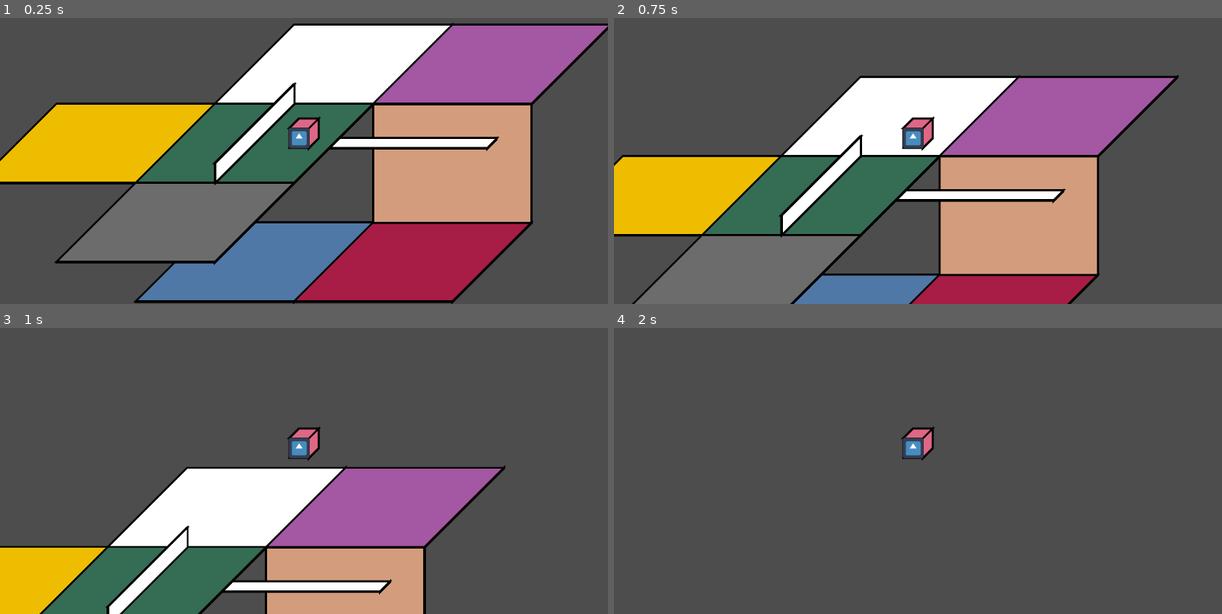
Above: before the commit, frames 1-4 (two rows, left to right).
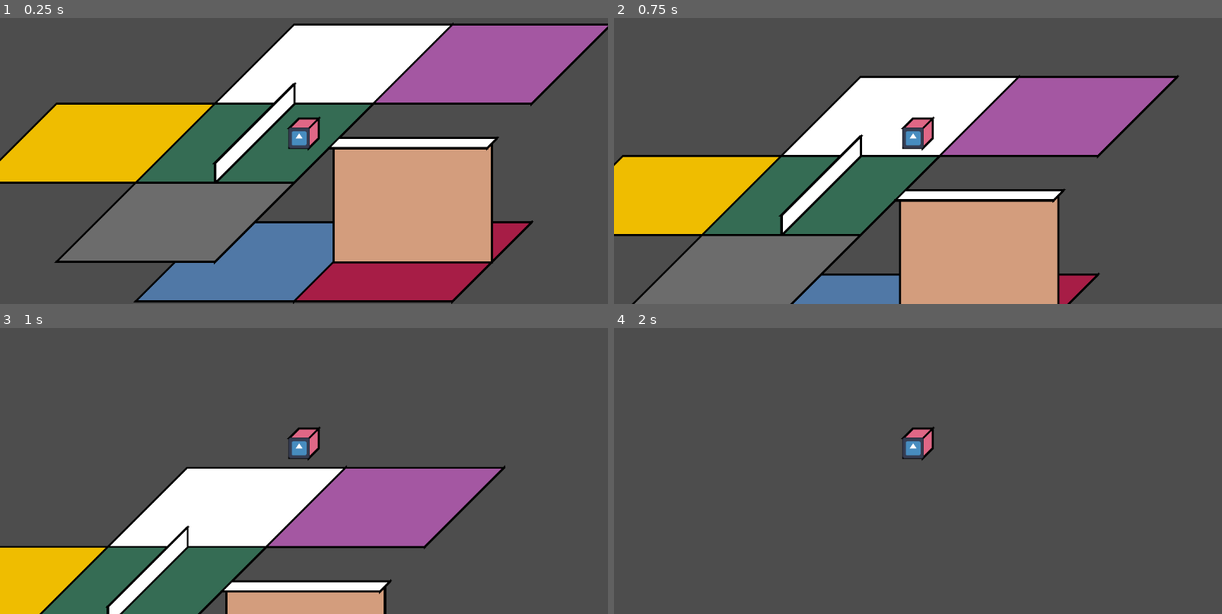
Above: after the commit, the same moments.

Repository: AlaineMagz/alizz-s-big-break
Game: Godot game, scene res://Scenes/Stages/debug_stage.tscn
Same seed, same stepped clock (60 frames per second), same inputs: the game is played once before the commit and once after it. The project has no main scene, so this scene is started directly. The engine's default icon, where the game draws it, is replaced by a stand-in: a white triangle on a blue panel in a dark square.
Inputs:
- Up to frame 1 (0.25 s): no input
- Up to frame 2 (0.75 s): tap Enter at 0.5 s; hold D (right) from 0.53 s (still down); tap Space (jump) at 0.6 s
- Up to frame 3 (1 s): keep holding D (right); tap Space (jump) at 0.77 s
- Up to frame 4 (2 s): tap Space (jump) at 1.07, 1.35, 1.52, 1.82 s; release D (right) at 1.28 s; hold S (down) from 1.28 s (still down)

The runs differ from the first frame. In frame 1, 11% of the frame differs, in the area x 0-100%, y 3-100%; in frame 2, 9.8%; in frame 3, 4.5%; in frame 4, nothing differs.

Commit message:
almost fixed the sorting issue

Diff:
--- a/Scenes/Stages/debug_stage.tscn
+++ b/Scenes/Stages/debug_stage.tscn
@@ -16,7 +16,7 @@
 level = NodePath("../Level")
 
 [node name="Player" type="Node2D" parent="." unique_id=357619179 node_paths=PackedStringArray("cb2d", "levelManager", "sprite")]
-z_index = 2048
+z_index = 2047
 position = Vector2(125, -50)
 script = ExtResource("1_bgp41")
 cb2d = NodePath("CharacterBody2D")
@@ -55,83 +55,83 @@
 z_index = 2045
 script = ExtResource("6_ctrck")
 xBounds = Vector2(-200, 200)
-yBounds = Vector2(-1, 1)
+yBounds = Vector2(0, 1)
 zBounds = Vector2(-200, 200)
 drawDebug = true
 debugColor = Color(0.20638901, 0.424793, 0.33014047, 1)
 
 [node name="FloorBasement" type="Node2D" parent="Level/Floors" unique_id=1610286398]
-z_index = 2038
+z_index = 2040
 position = Vector2(0, 300)
 script = ExtResource("6_ctrck")
 objectPos = Vector3(0, -300, 0)
 xBounds = Vector2(-200, 200)
-yBounds = Vector2(-1, 1)
+yBounds = Vector2(0, 1)
 zBounds = Vector2(-200, 200)
 drawDebug = true
 debugColor = Color(0.31257963, 0.47206515, 0.6501949, 1)
 
 [node name="FloorEastBasement" type="Node2D" parent="Level/Floors" unique_id=1794944108]
-z_index = 2039
+z_index = 2042
 position = Vector2(400, 300)
 script = ExtResource("6_ctrck")
 objectPos = Vector3(400, -300, 0)
 xBounds = Vector2(-200, 200)
-yBounds = Vector2(-1, 1)
+yBounds = Vector2(0, 1)
 zBounds = Vector2(-200, 200)
 drawDebug = true
 debugColor = Color(0.6539525, 0.11357746, 0.27632123, 1)
 
 [node name="FloorSouth" type="Node2D" parent="Level/Floors" unique_id=1018182847]
-z_index = 2046
+z_index = 2048
 position = Vector2(-200, 200)
 script = ExtResource("6_ctrck")
 objectPos = Vector3(0, 0, -400)
 xBounds = Vector2(-200, 200)
-yBounds = Vector2(-1, 1)
+yBounds = Vector2(0, 1)
 zBounds = Vector2(-200, 200)
 drawDebug = true
 debugColor = Color(0.42288277, 0.4228828, 0.4228828, 1)
 
 [node name="FloorWest" type="Node2D" parent="Level/Floors" unique_id=402176920]
-z_index = 2044
+z_index = 2043
 position = Vector2(-400, 0)
 script = ExtResource("6_ctrck")
 objectPos = Vector3(-400, 0, 0)
 xBounds = Vector2(-200, 200)
-yBounds = Vector2(-1, 1)
+yBounds = Vector2(0, 1)
 zBounds = Vector2(-200, 200)
 drawDebug = true
 debugColor = Color(0.9380429, 0.741285, 0, 1)
 
 [node name="FloorNorth" type="Node2D" parent="Level/Floors" unique_id=1512882068]
-z_index = 2041
+z_index = 2038
 position = Vector2(200, -200)
 script = ExtResource("6_ctrck")
 objectPos = Vector3(0, 0, 400)
 xBounds = Vector2(-200, 200)
-yBounds = Vector2(-1, 1)
+yBounds = Vector2(0, 1)
 zBounds = Vector2(-200, 200)
 drawDebug = true
 
 [node name="FloorNorthEast" type="Node2D" parent="Level/Floors" unique_id=626408439]
-z_index = 2042
+z_index = 2039
 position = Vector2(600, -200)
 script = ExtResource("6_ctrck")
 objectPos = Vector3(400, 0, 400)
 xBounds = Vector2(-200, 200)
-yBounds = Vector2(-1, 1)
+yBounds = Vector2(0, 1)
 zBounds = Vector2(-200, 200)
 drawDebug = true
 debugColor = Color(0.64186317, 0.34105295, 0.6337766, 1)
 
 [node name="FloorEast" type="Node2D" parent="Level/Floors" unique_id=1405063371]
-z_index = 2043
+z_index = 2046
 position = Vector2(400, 0)
 script = ExtResource("6_ctrck")
 objectPos = Vector3(400, 0, 0)
 xBounds = Vector2(-200, 200)
-yBounds = Vector2(-1, 1)
+yBounds = Vector2(0, 1)
 zBounds = Vector2(-25, 25)
 drawDebug = true
 
@@ -140,7 +140,7 @@
 wallArr = [NodePath("Wall1"), NodePath("Wall2")]
 
 [node name="Wall1" type="Node2D" parent="Level/Walls" unique_id=1127661443]
-z_index = 2047
+z_index = 2044
 script = ExtResource("6_ctrck")
 xBounds = Vector2(-1, 1)
 yBounds = Vector2(0, 50)
@@ -148,10 +148,10 @@
 drawDebug = true
 
 [node name="Wall2" type="Node2D" parent="Level/Walls" unique_id=1328136569]
-z_index = 2040
-position = Vector2(500, 50)
+z_index = 2041
+position = Vector2(400, 150)
 script = ExtResource("6_ctrck")
-objectPos = Vector3(400, -150, 200)
+objectPos = Vector3(400, -150, 0)
 xBounds = Vector2(-200, 200)
 yBounds = Vector2(-150, 150)
 zBounds = Vector2(-1, 1)
--- a/Scenes/Stages/test.tscn
+++ /dev/null
@@ -1,23 +0,0 @@
-[gd_scene load_steps=2 format=3 uid="uid://dpobdsl18a17f"]
-
-[ext_resource type="Script" uid="uid://b3r6fdpbmdrio" path="res://Scripts/GameObjects/Floor.gd" id="1_j2gnx"]
-
-[node name="Node2D" type="Node2D"]
-script = ExtResource("1_j2gnx")
-objectType = null
-objectPos = null
-xBounds = null
-yBounds = null
-zBounds = null
-drawDebug = null
-debugColor = null
-debugOutlineColor = null
-debugOutlineWeight = null
-xOffset = null
-zOffset = null
-speed = null
-fallSpeed = null
-jumpPower = null
-isJumping = null
-isFalling = null
-yVelocity = null
--- a/Scripts/Managers/LayerSorter.gd
+++ b/Scripts/Managers/LayerSorter.gd
@@ -58,19 +58,19 @@
 
 func compareObjects(object1 : GameObject, object2 : GameObject):
 
-	if object1.get_top_pos() > object2.get_top_pos():
+	if object1.get_back_pos() <= object2.get_front_pos():
 		return true
-	else: if object1.get_top_pos() < object2.get_top_pos():
+	else: if object1.get_front_pos() >= object2.get_back_pos():
 		return false
 
-	if object1.get_front_pos() < object2.get_front_pos():
+	if object1.get_bottom_pos() >= object2.get_top_pos():
 		return true
-	else: if object1.get_front_pos() > object2.get_front_pos():
+	else: if object1.get_top_pos() <= object2.get_bottom_pos():
 		return false
 
-	if object1.get_right_pos() > object2.get_right_pos():
+	if object1.get_left_pos() >= object2.get_right_pos():
 		return true
-	else: if object1.get_right_pos() < object2.get_right_pos():
+	else: if object1.get_right_pos() <= object2.get_left_pos():
 		return false
 
 	return false
